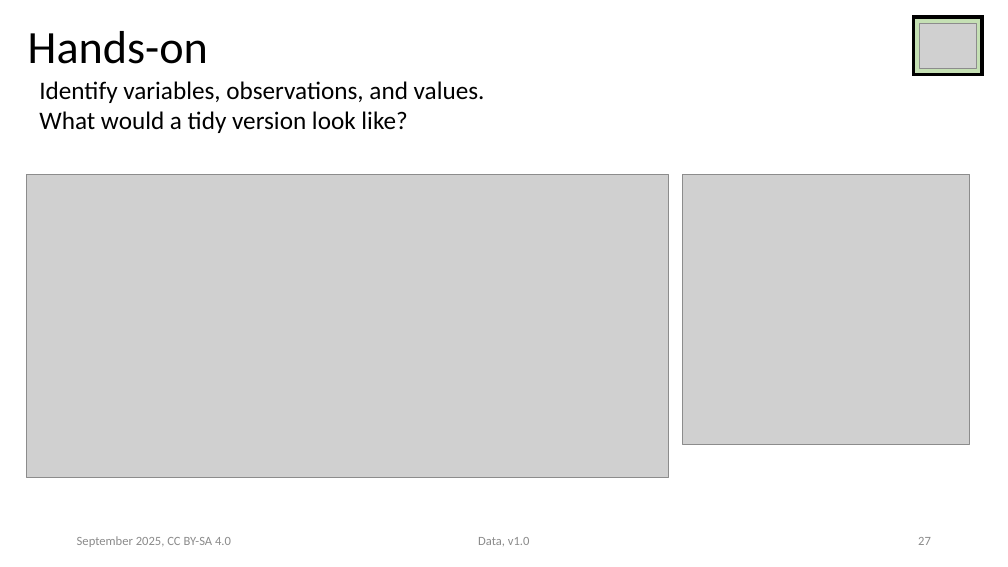
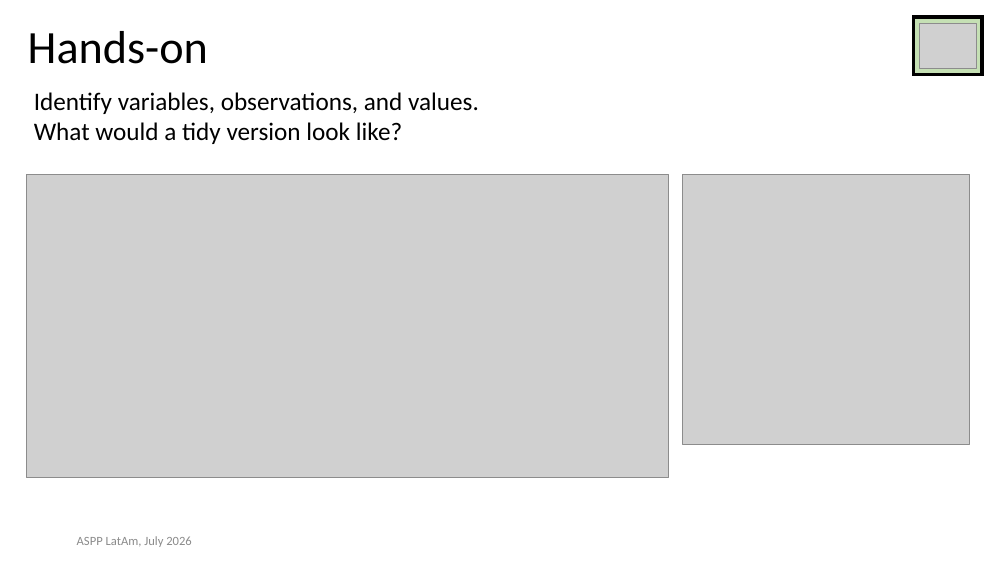
Before and after one commit to ASPP/data_class, a slide deck: slide 36 of tabular_data.pptx (slide 27 before the commit). Drawn at 1008x567 pixels with LibreOffice and Linux fonts; fonts in the diff are those of the drawing; grey boxes stand for pictures. Boxes give left, top, right and bottom in pixels: in the first picture for what was removed or moved away, otherwise in the second. Text is boxed around its words. In the diff, an @@ line names an element or a change of style, - is before the commit and + after.

Commit message:
tabular data presentation complete

```diff
--- a/tabular_data.pptx
+++ b/tabular_data.pptx
@@ text "Identify variables, observations, and values. ...": place and size @@
-text "Identify variables, observations, and values. ..." at box(39, 81, 485, 133)
+text "Identify variables, observations, and values. ..." at box(34, 92, 479, 144)
@@ text at box(77, 536, 192, 547): text changed @@
-September 2025, CC BY-SA 4.0
+ASPP LatAm, July 2026
@@ text removed at box(478, 537, 530, 546) @@
-Data, v1.0
@@ page number removed at box(918, 537, 931, 545) @@
-27
```
Also in this commit, not shown: 35 other slides changed, 18 slides added, 9 slides removed, 12 other files.
